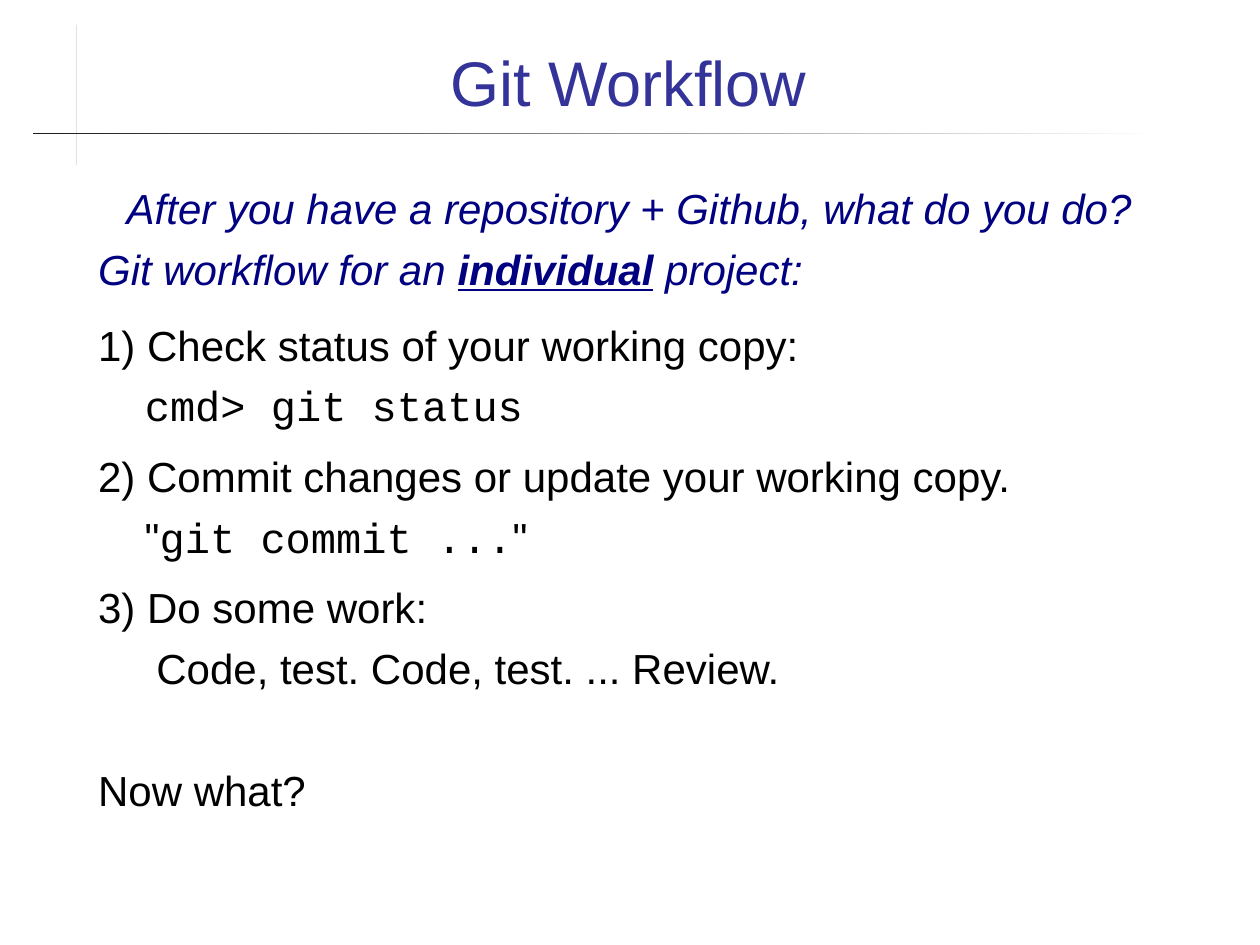
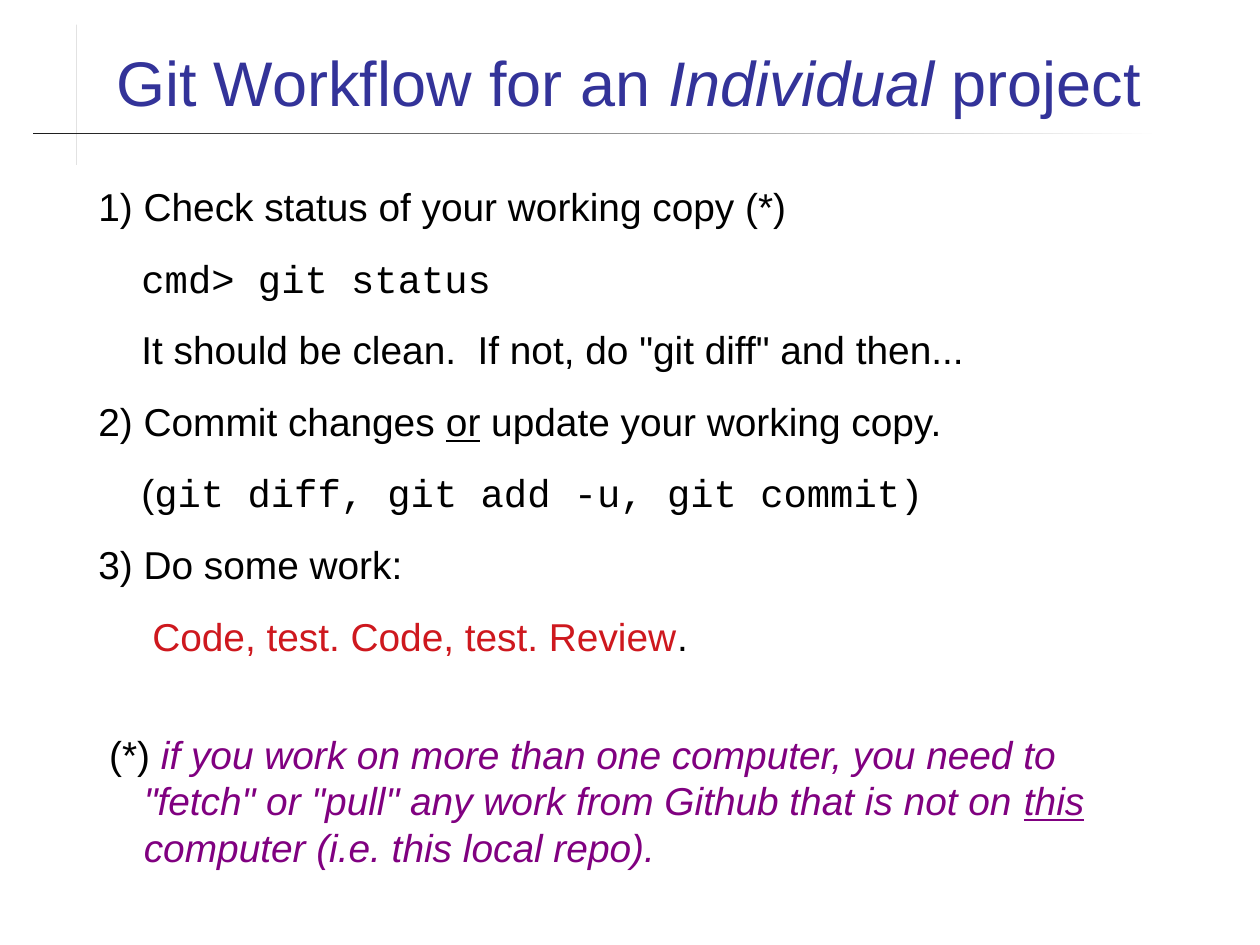
Before and after one commit to skeoop/skeoop.github.io, a slide deck: slide 15 of git/Using-Github.ppt (slide 13 before the commit). Drawn at 1260x945 pixels with LibreOffice and Linux fonts; fonts in the diff are those of the drawing. Boxes give left, top, right and bottom in pixels: in the first picture for what was removed or moved away, otherwise in the second. Text is boxed around its words. In the diff, an @@ line names an element or a change of style, - is before the commit and + after.

```diff
--- a/git/Using-Github.ppt
+++ b/git/Using-Github.ppt
@@ title at [116,60,1141,118]: text changed @@
-Git Workflow
+Git Workflow for an Individual project
@@ text at [98,193,734,228]: text changed; size 24 to 22.2 pt; text colour #000080 to #000000; italic off @@
-After you have a repository + Github, what do you do?
-Git workflow for an individual project:
-1) Check status of your working copy:
+1) Check status of your working copy (*)
@@ text at [98,265,941,586]: size 24 to 22.2 pt in "cmd> git status", "2) Commit changes or update your working ...", "3) Do some work:"; underline on in "or"; more space between paragraphs @@
@@ text at [141,336,964,372]: paragraph added @@
+It should be clean. If not, do "git diff" and then...
@@ text at [141,479,923,515]: text changed; size 24 to 22.2 pt @@
-"git commit ..."
+(git diff, git add -u, git commit)
@@ text at [144,623,1084,869]: text changed; size 24 to 22.2 pt; text colour #000000 to #800080; italic on @@
-Code, test. Code, test. ... Review.
-Now what?
+Code, test. Code, test. Review.
+(*) if you work on more than one computer, you need to "fetch" or "pull" any work from Github that is not on this computer (i.e. this local repo).
```
Also in this commit, not shown: 12 other slides changed, 2 slides added, 12 other files.
